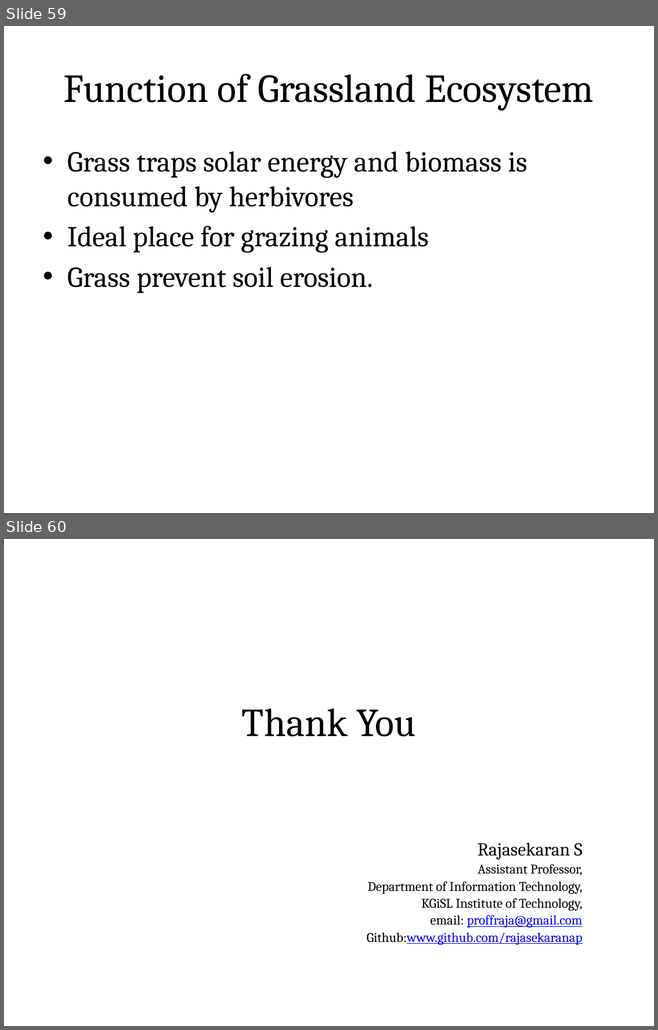
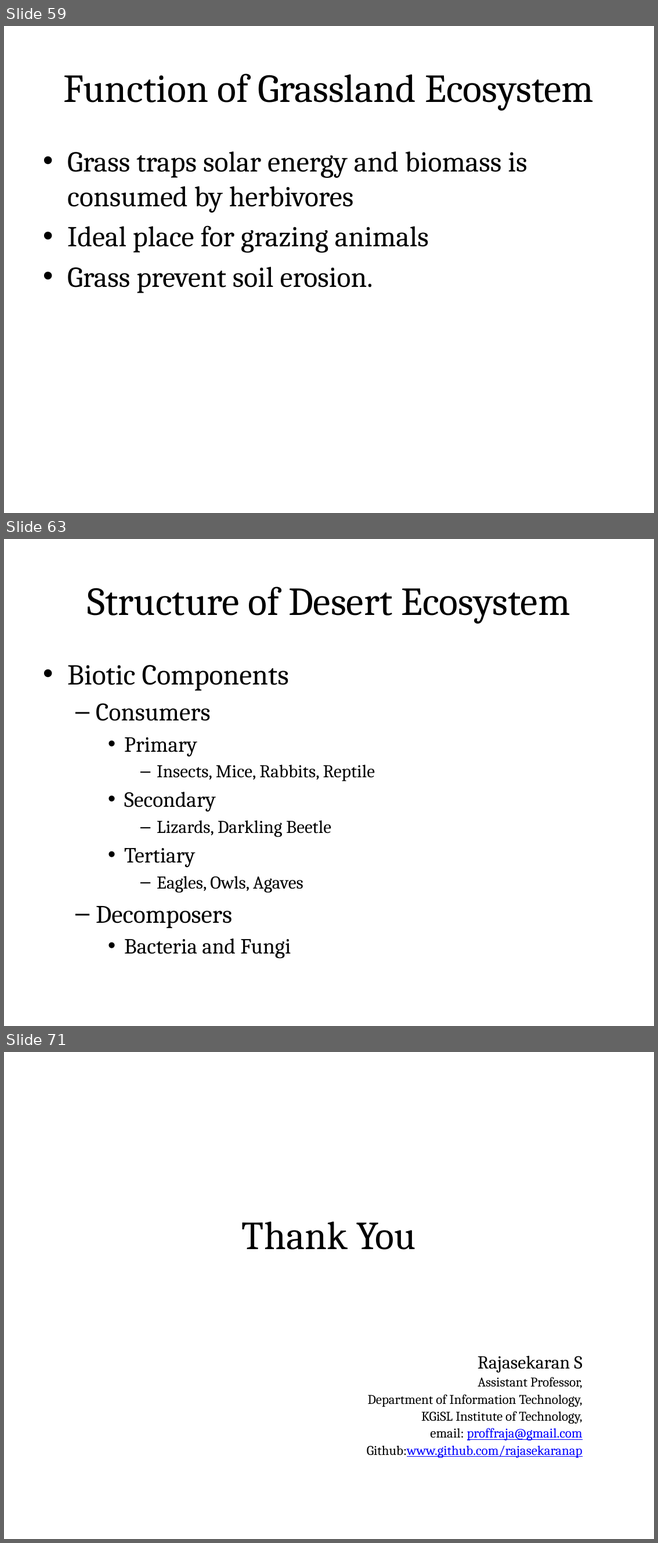
Before and after one commit to rajasekaran36/GE8291-Environmental-Science-and-Engineering, a slide deck: Slides/GE8291-U1.pptx. Shown one above the other, each under a label of ours: slides 59 and 60 before the commit, slides 59, 63 and 71 after it; the slides between them are not shown. The pictures are 658x1030 and 658x1543 pixels, drawn with LibreOffice and Linux fonts; fonts in the diff are those of the drawing. Boxes give left, top, right and bottom in pixels: in the first picture for what was removed or moved away, otherwise in the second. Text is boxed around its words. In the diff, an @@ line names an element or a change of style, - is before the commit and + after.

```diff
--- a/Slides/GE8291-U1.pptx
+++ b/Slides/GE8291-U1.pptx
@@ slide 63 added at [4,539,654,1026], background #FFFFFF @@
@@ title added at [36,559,621,640], fill gradient #DAFDA7 to #E4FCC2 to #F5FFE7, outline #98B955 0.75 pt, 44 pt, text #000000 @@
+Structure of Desert Ecosystem
@@ text added at [67,665,375,959], 20 pt, text #000000 @@
+• Biotic Components
+  – Consumers
+    • Primary
+      – Insects, Mice, Rabbits, Reptile
+    • Secondary
+      – Lizards, Darkling Beetle
+    • Tertiary
+      – Eagles, Owls, Agaves
+  – Decomposers
+    • Bacteria and Fungi
@@ what was slide 60 is now slide 71 @@
```
Also in this commit, not shown: 10 other slides added.
